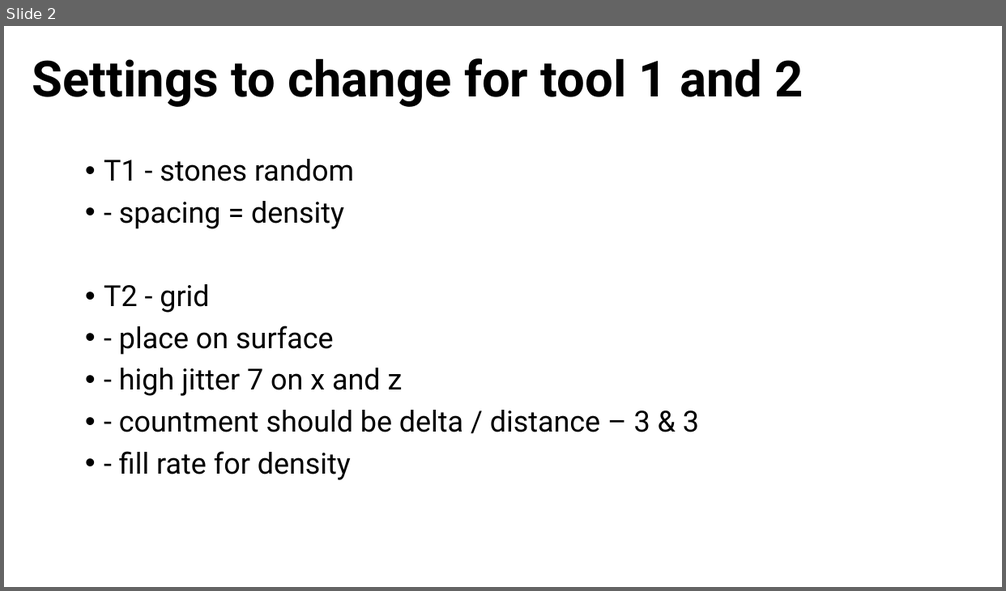
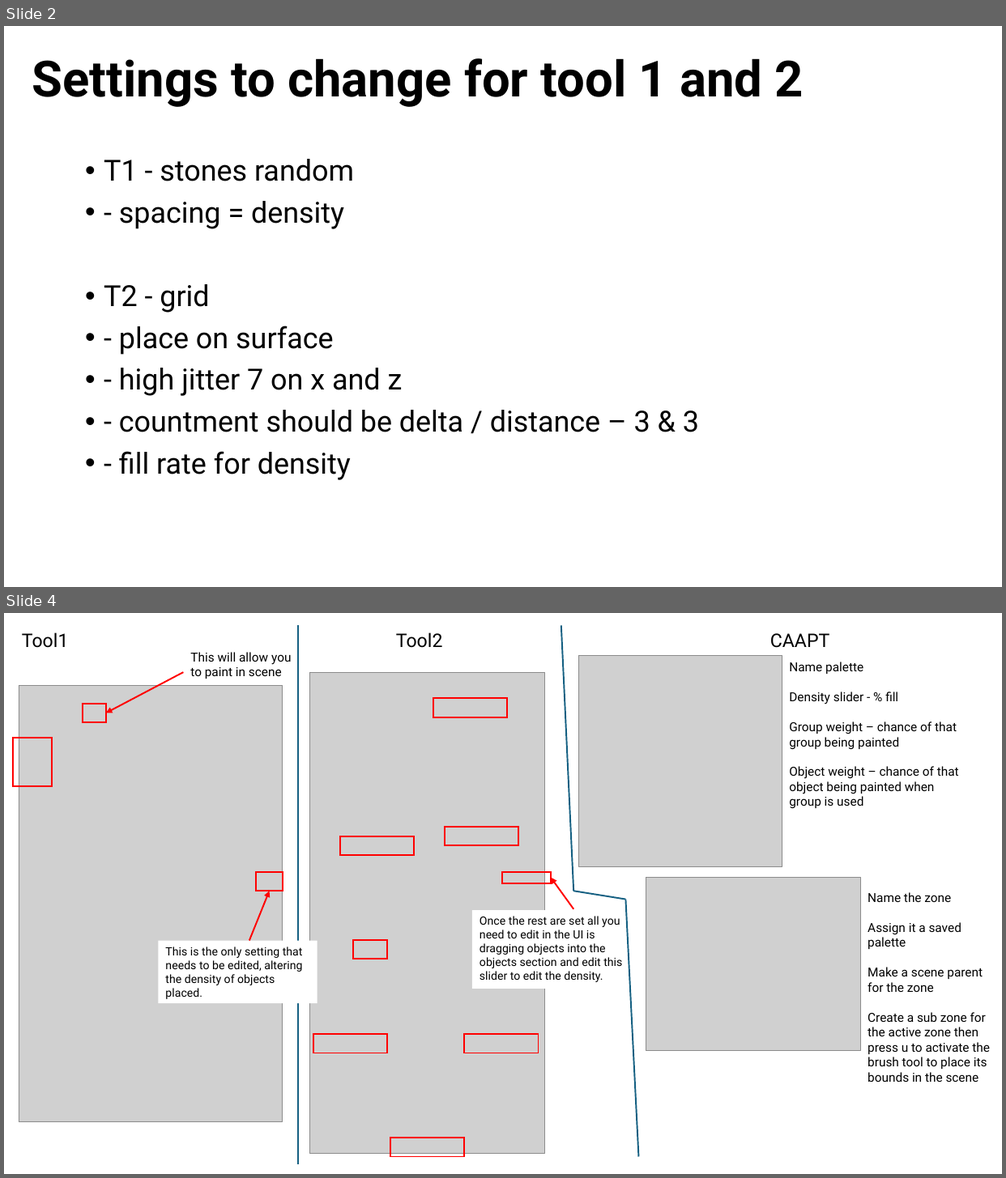
Before and after one commit to D761454/Tools-Development, a slide deck: PaletteInstructions.pptx. Shown one above the other, each under a label of ours: slide 2 before the commit, slides 2 and 4 after it; the slides between them are not shown. The pictures are 1006x591 and 1006x1178 pixels, drawn with LibreOffice and Linux fonts; fonts in the diff are those of the drawing; grey boxes stand for pictures. Boxes give left, top, right and bottom in pixels: in the first picture for what was removed or moved away, otherwise in the second. Text is boxed around its words. In the diff, an @@ line names an element or a change of style, - is before the commit and + after.

```diff
--- a/PaletteInstructions.pptx
+++ b/PaletteInstructions.pptx
@@ slide 4 added at [4, 613, 1002, 1174], background #FFFFFF @@
@@ text added at [22, 632, 829, 648], 18 pt, text #000000 @@
+Tool1 Tool2 CAAPT
@@ line added from (298, 626) to (298, 1165), #156082 1.5 pt @@
@@ line added from (561, 626) to (573, 892), #156082 1.5 pt @@
@@ text added at [190, 652, 291, 679], 12 pt, text #000000 @@
+This will allow you to paint in scene
@@ picture added at [579, 656, 782, 867] @@
@@ arrow added from (184, 672) to (106, 713), #FF0000 1.5 pt @@
@@ picture added at [309, 672, 545, 1153] @@
@@ text added at [789, 662, 959, 809], 12 pt, text #000000 @@
+Name palette
+Density slider - % fill
+Group weight – chance of that group being painted
+Object weight – chance of that object being painted when group is used
@@ picture added at [19, 686, 283, 1122] @@
@@ rectangle added at [83, 704, 106, 723], outline #FF0000 1.5 pt @@
@@ rectangle added at [434, 698, 508, 717], outline #FF0000 1.5 pt @@
@@ rectangle added at [13, 738, 52, 786], outline #FF0000 1.5 pt @@
@@ rectangle added at [445, 826, 519, 845], outline #FF0000 1.5 pt @@
@@ rectangle added at [340, 836, 414, 855], outline #FF0000 1.5 pt @@
@@ rectangle added at [256, 872, 283, 892], outline #FF0000 1.5 pt @@
@@ rectangle added at [503, 872, 552, 884], outline #FF0000 1.5 pt @@
@@ arrow added from (573, 909) to (551, 878), #FF0000 1.5 pt @@
@@ picture added at [646, 878, 860, 1052] @@
@@ arrow added from (249, 941) to (269, 892), #FF0000 1.5 pt @@
@@ line added from (573, 892) to (626, 900), #156082 1.5 pt @@
@@ line added from (626, 900) to (639, 1157), #156082 1.5 pt @@
@@ text added at [867, 892, 990, 1082], 12 pt, text #000000 @@
+Name the zone
+Assign it a saved palette
+Make a scene parent for the zone
+Create a sub zone for the active zone then press u to activate the brush tool to place its bounds in the scene
@@ rectangle added at [472, 910, 631, 989], fill #FFFFFF, 11 pt, text #000000 @@
+Once the rest are set all you need to edit in the UI is dragging objects into the objects section and edit this slider to edit the density.
@@ rectangle added at [158, 941, 317, 1003], fill #FFFFFF, 11 pt, text #000000 @@
+This is the only setting that needs to be edited, altering the density of objects placed.
@@ rectangle added at [354, 940, 387, 960], outline #FF0000 1.5 pt @@
@@ rectangle added at [313, 1033, 387, 1053], outline #FF0000 1.5 pt @@
@@ rectangle added at [464, 1033, 539, 1053], outline #FF0000 1.5 pt @@
@@ rectangle added at [390, 1138, 464, 1157], outline #FF0000 1.5 pt @@
```
Also in this commit, not shown: 2 slides changed.
